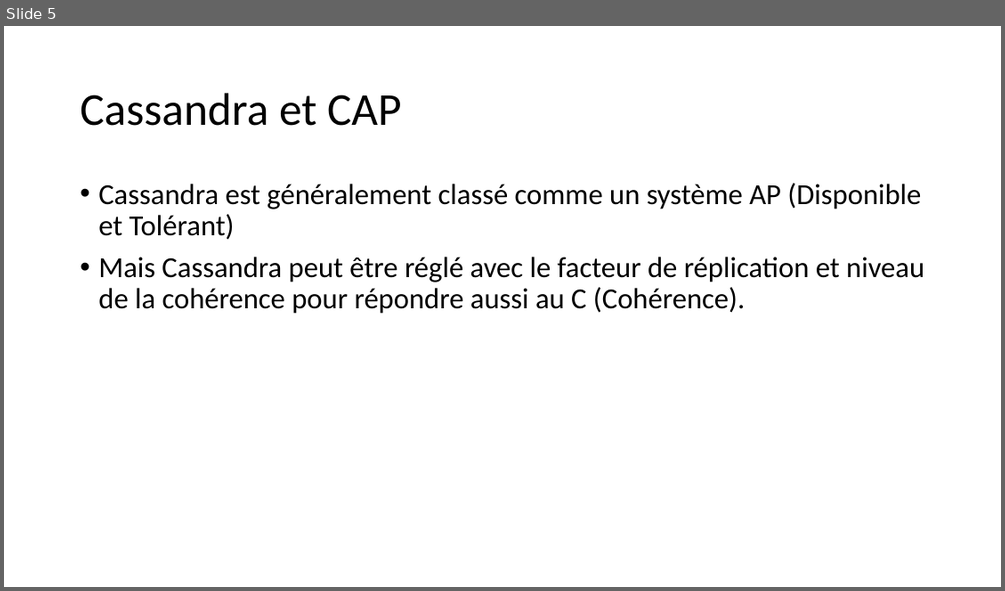
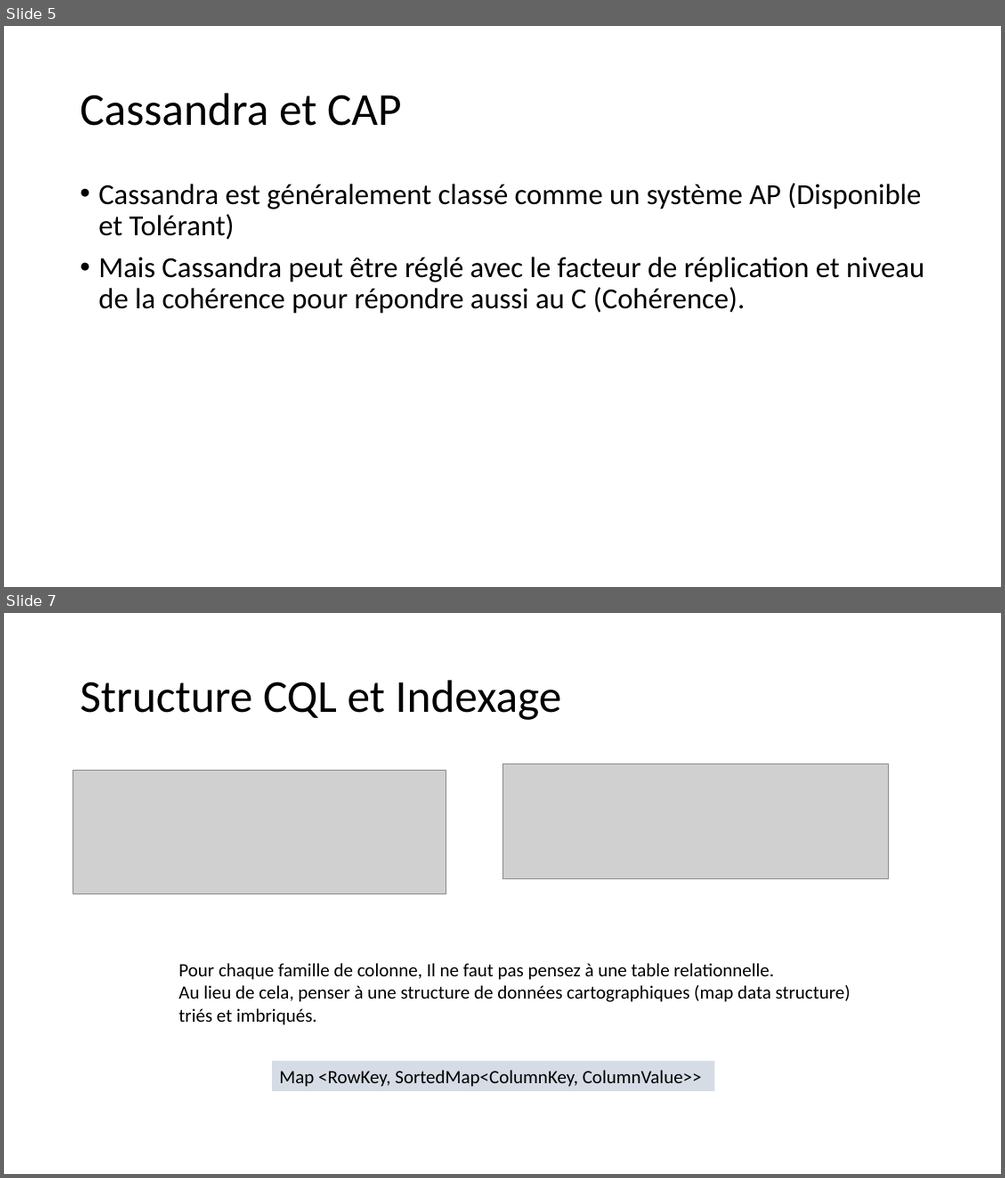
Before and after one commit to khalilbsaibes/cassandra, a slide deck: Cassandra.pptx. Shown one above the other, each under a label of ours: slide 5 before the commit, slides 5 and 7 after it; the slides between them are not shown. The pictures are 1005x591 and 1005x1178 pixels, drawn with LibreOffice and Linux fonts; fonts in the diff are those of the drawing; grey boxes stand for pictures. Boxes give left, top, right and bottom in pixels: in the first picture for what was removed or moved away, otherwise in the second. Text is boxed around its words. In the diff, an @@ line names an element or a change of style, - is before the commit and + after.

```diff
--- a/Cassandra.pptx
+++ b/Cassandra.pptx
@@ slide 7 added at bbox=[4, 613, 1001, 1174], background #FFFFFF @@
@@ title added at bbox=[80, 680, 562, 720], 44 pt, text #000000 @@
+Structure CQL et Indexage
@@ picture added at bbox=[73, 770, 446, 893] @@
@@ picture added at bbox=[502, 764, 889, 879] @@
@@ text added at bbox=[178, 963, 850, 1025], 18 pt, text #000000 @@
+Pour chaque famille de colonne, Il ne faut pas pensez à une table relationnelle.
+Au lieu de cela, penser à une structure de données cartographiques (map data structure)
+triés et imbriqués.
@@ rectangle added at bbox=[273, 1061, 715, 1091], fill #D6DCE5, 18 pt, text #000000 @@
+Map <RowKey, SortedMap<ColumnKey, ColumnValue>>
```
Also in this commit, not shown: 1 other slide added, 1 slide removed.
